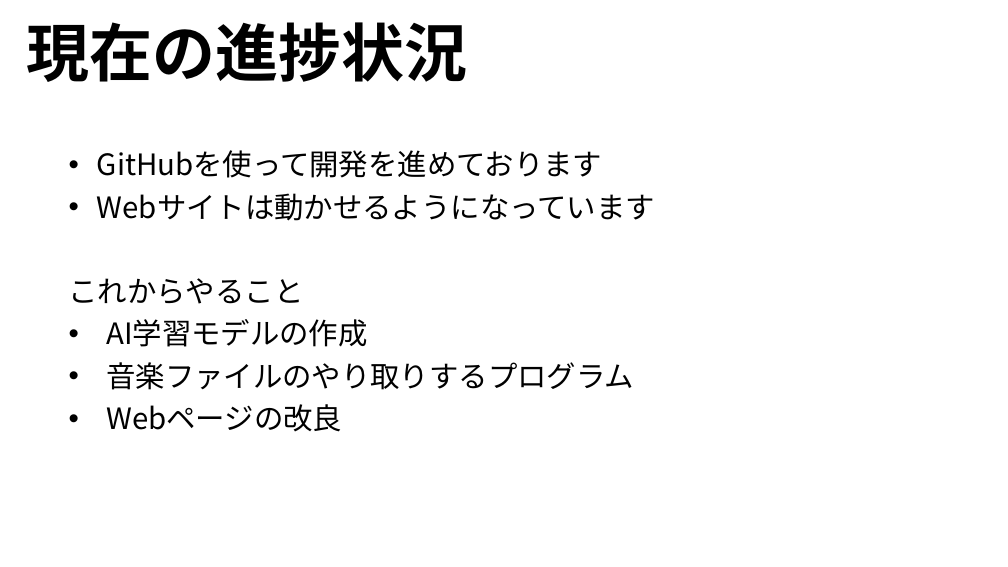
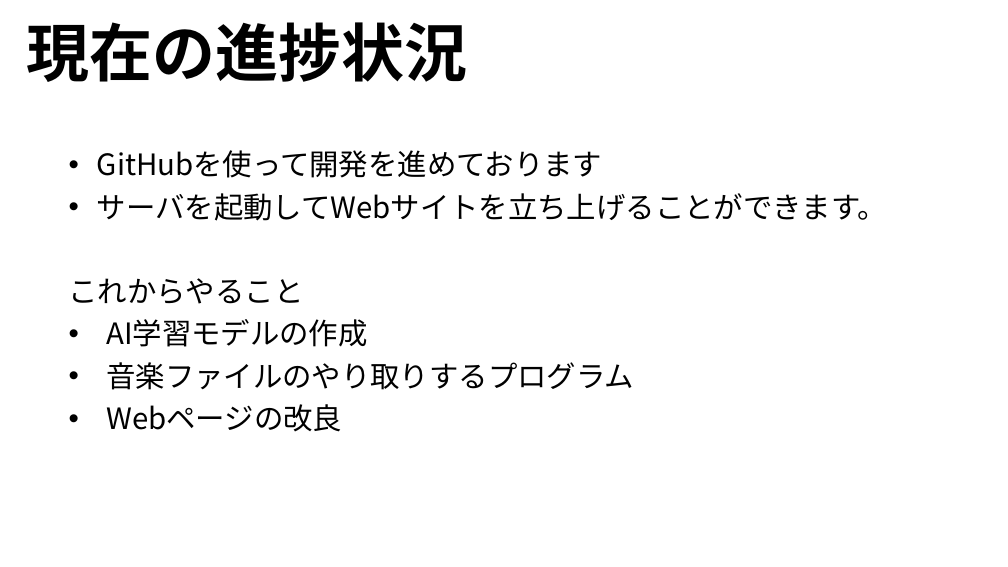
Before and after one commit to yoshitake266/bitComposer_prj, a slide deck: slide 14 of presentation/bit Composer.pptx (slide 13 before the commit). Drawn at 1008x567 pixels with LibreOffice and Linux fonts; fonts in the diff are those of the drawing. Boxes give left, top, right and bottom in pixels: in the first picture for what was removed or moved away, otherwise in the second. Text is boxed around its words. In the diff, an @@ line names an element or a change of style, - is before the commit and + after.

```diff
--- a/presentation/bit Composer.pptx
+++ b/presentation/bit Composer.pptx
@@ subtitle at box(97, 193, 887, 221): text changed @@
-• Webサイトは動かせるようになっています
+• サーバを起動してWebサイトを立ち上げることができます。
```
Also in this commit, not shown: 4 other slides changed, 1 slide added, 1 other file.
